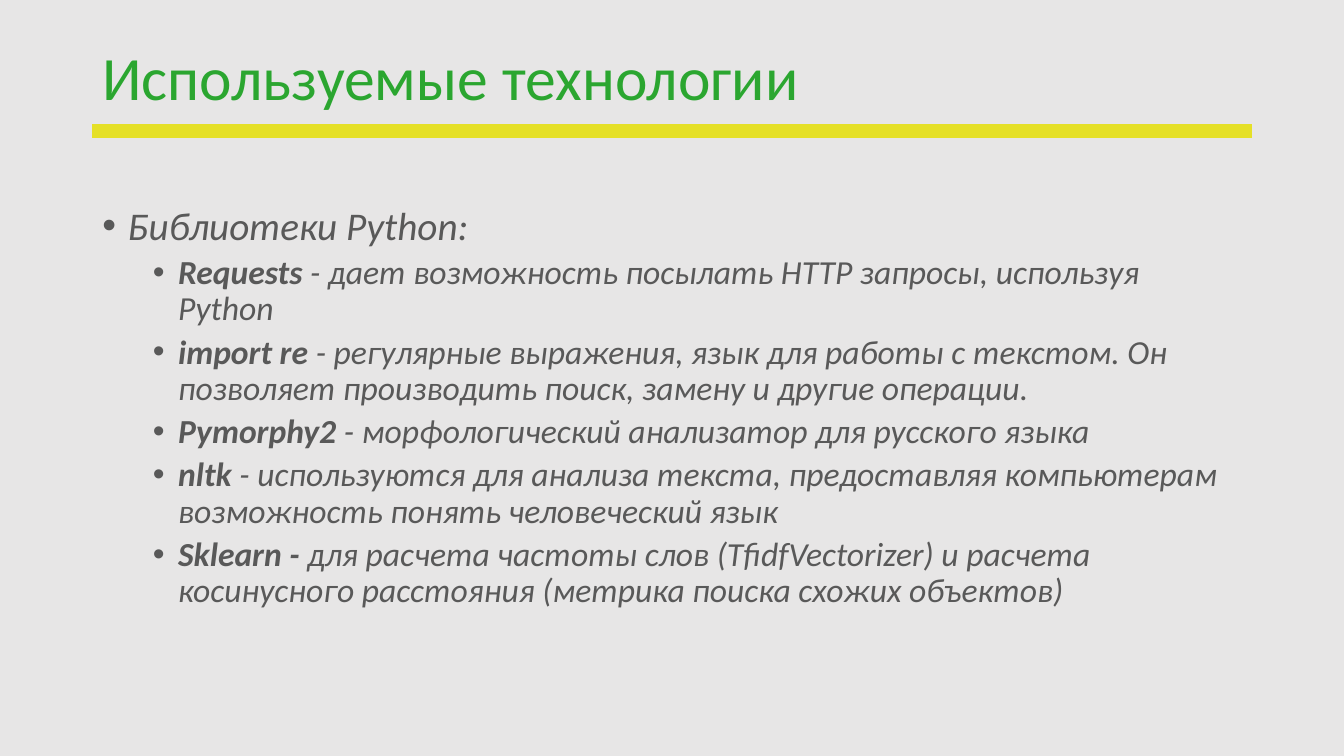
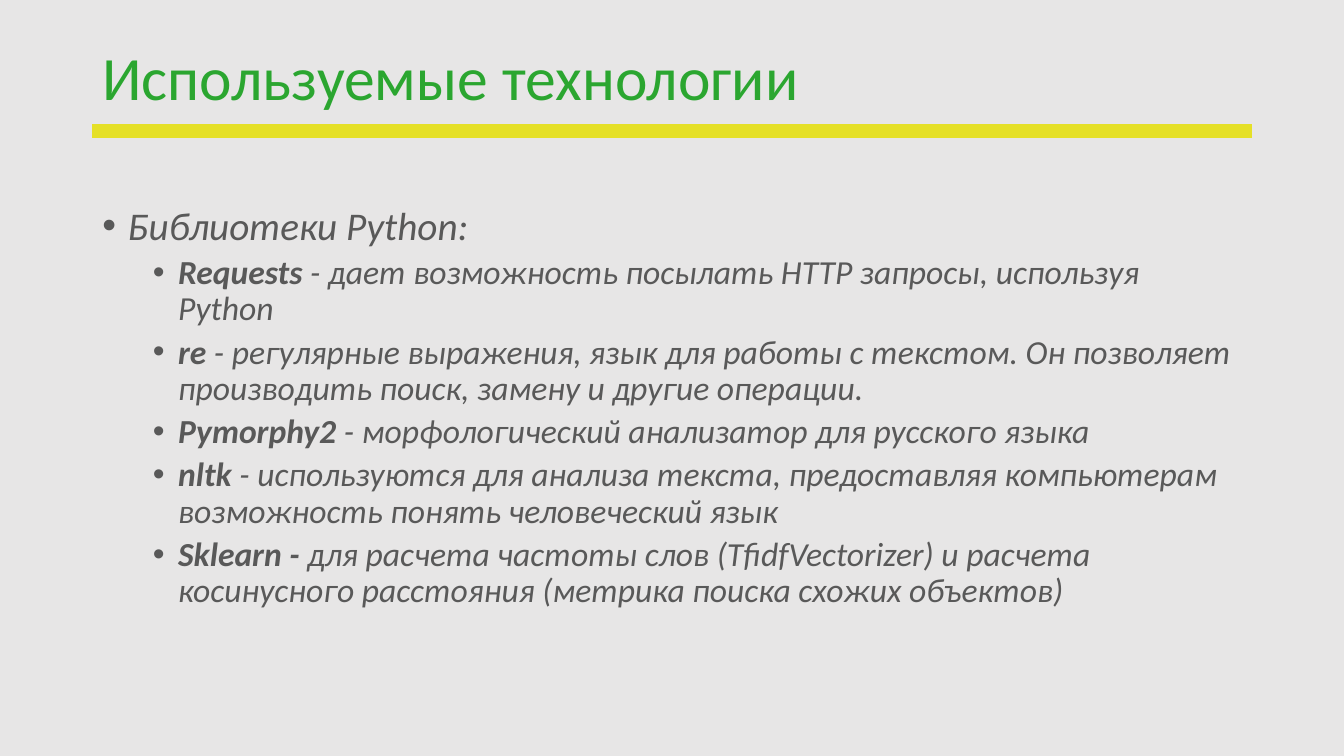
Before and after one commit to OlViMshv/DA_project, a slide deck: slide 8 of ПЕРЕЗАПУСК_Защита проекта.pptx. Drawn at 1344x756 pixels with LibreOffice and Linux fonts; fonts in the diff are those of the drawing; background and template pictures are left out. Boxes give left, top, right and bottom in pixels: in the first picture for what was removed or moved away, otherwise in the second. Text is boxed around its words. In the diff, an @@ line names an element or a change of style, - is before the commit and + after.

```diff
--- a/ПЕРЕЗАПУСК_Защита проекта.pptx
+++ b/ПЕРЕЗАПУСК_Защита проекта.pptx
@@ text at <box>178,341,1231,406</box>: text changed @@
-  • import re - регулярные выражения, язык для работы с текстом. Он позволяет производить поиск, замену и другие операции.
+  • re - регулярные выражения, язык для работы с текстом. Он позволяет производить поиск, замену и другие операции.
```
Also in this commit, not shown: 1 other slide changed.
